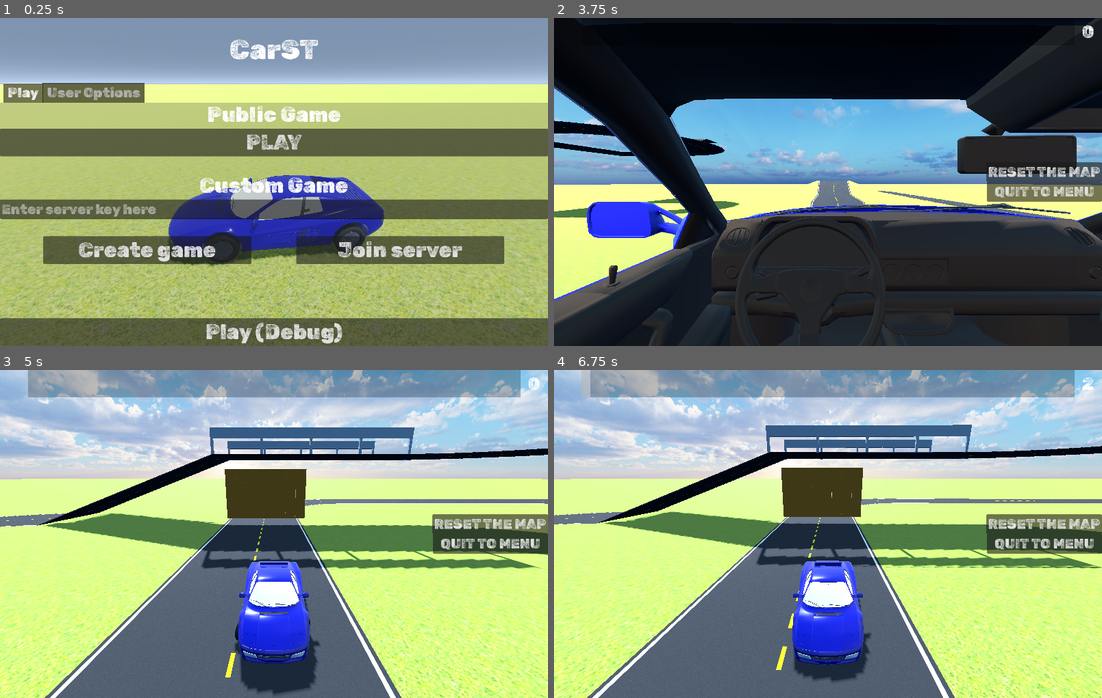
Above: before the commit, frames 1-4 (two rows, left to right).
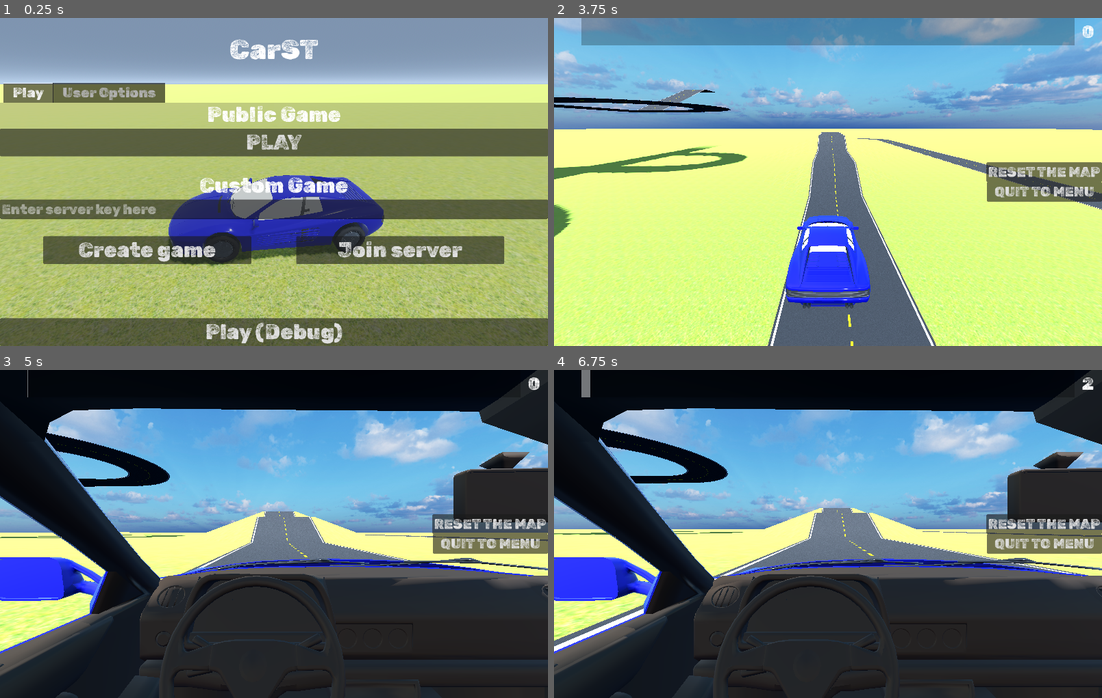
Above: after the commit, the same moments.

Repository: AlbePie/CarST
Game: Godot game, scene res://scenes/menu.tscn
Two runs of this game, one before a commit and one after it. Both use one fixed random seed, a clock stepped at 60 frames per second and the inputs below.
Inputs (mouse positions are in pixels of both pictures, inside the frame that each line leads up to):
- Up to frame 1 (0.25 s): no input
- Up to frame 2 (3.75 s): click (828, 208) at 0.52 s; type "12" at 0.6 s; click "PLAY" at 1.25 s; click "PLAY" at 2 s; click "Play (Debug)" at 2.75 s; click "Play (Debug)" at 3.5 s
- Up to frame 3 (5 s): hold Right (ui_right) from 4.28 s (still down); tap Z (back_camera) at 4.35 s
- Up to frame 4 (6.75 s): release Right (ui_right) at 5.03 s; hold Space (brake) 5.03-5.78 s; tap Z (back_camera) at 5.1, 5.85, 6.6 s; hold Right (ui_right) 5.78-6.53 s; hold Up (ui_up) from 6.53 s (still down)

The runs differ from the first frame. In frame 1, 0.7% of the frame differs, in the area x 1-31%, y 19-26%; in frame 2, 91%; in frame 3, 95%; in frame 4, 95%, in the area x 0-100%, y 0-100%.

Commit message:
Small menu changes, updated the driver position

Diff:
--- a/localizations/languages.csv
+++ b/localizations/languages.csv
@@ -22,7 +22,7 @@
 {color.yellow}	Yellow
 {color.custom}	Custom
 -SECTION-	-MENU TABS-
-{mtab_play}	Play
-{mtab_user_options}	User Options
+{mtab_play}	  Play
+{mtab_user_options}	  User Options
 -SECTION-	-HINTS-
 {hint.r_flip}	Press R to flip yourself
--- a/scenes/menu.tscn
+++ b/scenes/menu.tscn
@@ -1,10 +1,9 @@
-[gd_scene load_steps=14 format=3 uid="uid://b8pm65yormvxa"]
+[gd_scene load_steps=13 format=3 uid="uid://b8pm65yormvxa"]
 
 [ext_resource type="Script" path="res://scripts/menu.gd" id="1_30doa"]
 [ext_resource type="PackedScene" uid="uid://cy4vhrngjcfm" path="res://scenes/car.tscn" id="1_kl4h3"]
 [ext_resource type="PlaneMesh" uid="uid://bcm8qwbme66mu" path="res://models/grass_1000x1000.tres" id="3_8dfn8"]
 [ext_resource type="Theme" uid="uid://4ofruqjnl3dy" path="res://themes/ui.theme" id="4_mtpe1"]
-[ext_resource type="StyleBox" uid="uid://dirs12hbhngxp" path="res://themes/transparent.stylebox" id="5_knc55"]
 [ext_resource type="Texture2D" uid="uid://btpwpk2f0rtds" path="res://sprites/red.svg" id="5_q5q11"]
 [ext_resource type="Texture2D" uid="uid://1faxlonbgrii" path="res://sprites/blue.svg" id="6_h4pgb"]
 [ext_resource type="Texture2D" uid="uid://3ibjexrxobjs" path="res://sprites/green.svg" id="7_7kagc"]
@@ -84,7 +83,6 @@
 [node name="MenuTabs" type="TabContainer" parent="Menu"]
 layout_mode = 2
 size_flags_vertical = 3
-theme_override_styles/panel = ExtResource("5_knc55")
 
 [node name="{mtab_play}" type="VBoxContainer" parent="Menu/MenuTabs"]
 layout_mode = 2
--- a/scenes/world.tscn
+++ b/scenes/world.tscn
@@ -380,7 +380,6 @@
 transform = Transform3D(-1, -2.26267e-08, -8.44439e-08, 0, 0.965926, -0.258819, 8.74228e-08, -0.258819, -0.965926, 0, 3.11372, -4.68681)
 current = true
 script = ExtResource("1_ojwwy")
-camera_mode = 1
 car = NodePath("../Car")
 
 [node name="Car" parent="Car" instance=ExtResource("2_0ruqi")]
--- a/scripts/camera.gd
+++ b/scripts/camera.gd
@@ -6,7 +6,7 @@
 @export_group("Node References")
 @export var car:VehicleBody3D
 
-const driver_offset = Vector3(-0.3, .8, .2)
+const driver_offset = Vector3(-0.3, .8, .1)
 
 func _ready():
 	_process(0)
Binary file changed: localizations/languages.en_US.translation
Binary file added: themes/tab.stylebox
Binary file changed: themes/transparent.stylebox
Binary file changed: themes/ui.theme
